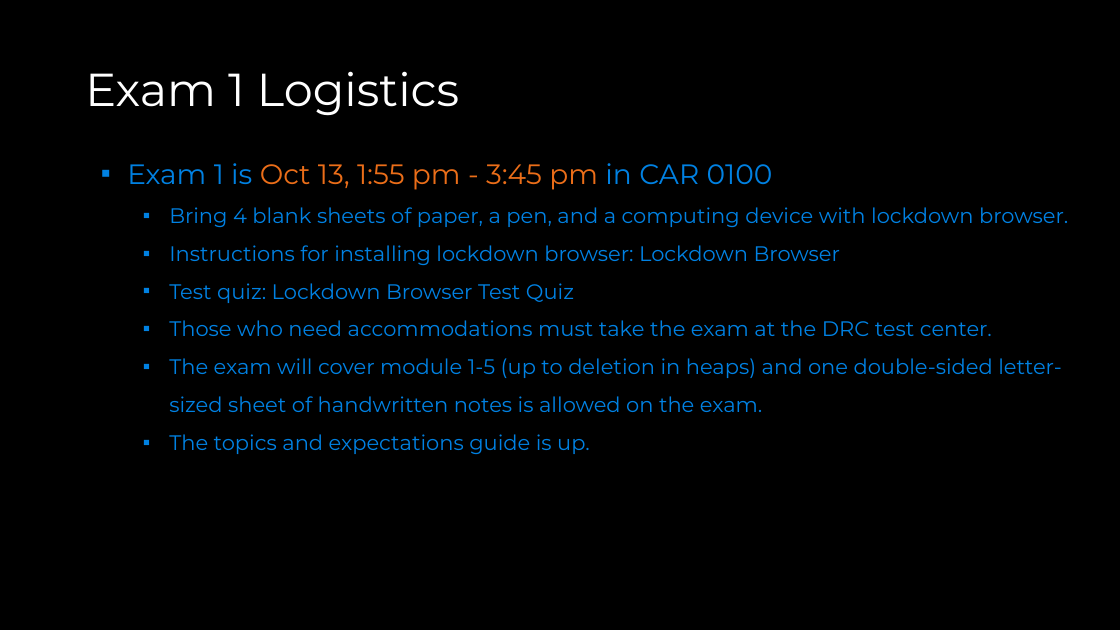
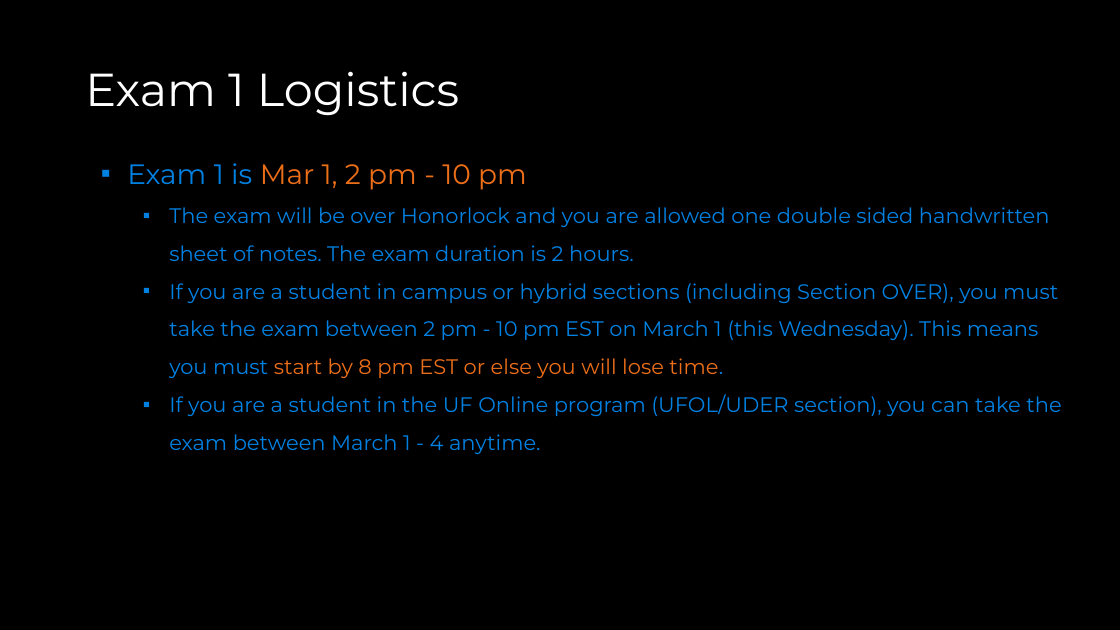
Before and after one commit to COP3530/Instructional-Content, a slide deck: slide 4 of Slides/Slides-PPT/Exam 1 - Review A.pptx. Drawn at 1120x630 pixels with LibreOffice and Linux fonts; fonts in the diff are those of the drawing. Boxes give left, top, right and bottom in pixels: in the first picture for what was removed or moved away, otherwise in the second. Text is boxed around its words. In the diff, an @@ line names an element or a change of style, - is before the commit and + after.

Commit message:
exam details updated

```diff
--- a/Slides/Slides-PPT/Exam 1 - Review A.pptx
+++ b/Slides/Slides-PPT/Exam 1 - Review A.pptx
@@ text at (x1=127, y1=163, x2=1061, y2=454): text changed @@
-▪ Exam 1 is Oct 13, 1:55 pm - 3:45 pm in CAR 0100
-  ▪ Bring 4 blank sheets of paper, a pen, and a computing device with lockdown browser.
-  ▪ Instructions for installing lockdown browser: Lockdown Browser
-  ▪ Test quiz: Lockdown Browser Test Quiz
-  ▪ Those who need accommodations must take the exam at the DRC test center.
-  ▪ The exam will cover module 1-5 (up to deletion in heaps) and one double-sided letter-sized sheet of handwritten notes is allowed on the exam.
-  ▪ The topics and expectations guide is up.
+▪ Exam 1 is Mar 1, 2 pm - 10 pm
+  ▪ The exam will be over Honorlock and you are allowed one double sided handwritten sheet of notes. The exam duration is 2 hours.
+  ▪ If you are a student in campus or hybrid sections (including Section OVER), you must take the exam between 2 pm - 10 pm EST on March 1 (this Wednesday). This means you must start by 8 pm EST or else you will lose time.
+  ▪ If you are a student in the UF Online program (UFOL/UDER section), you can take the exam between March 1 - 4 anytime.
```
Also in this commit, not shown: 1 other slide changed, 2 other files.
